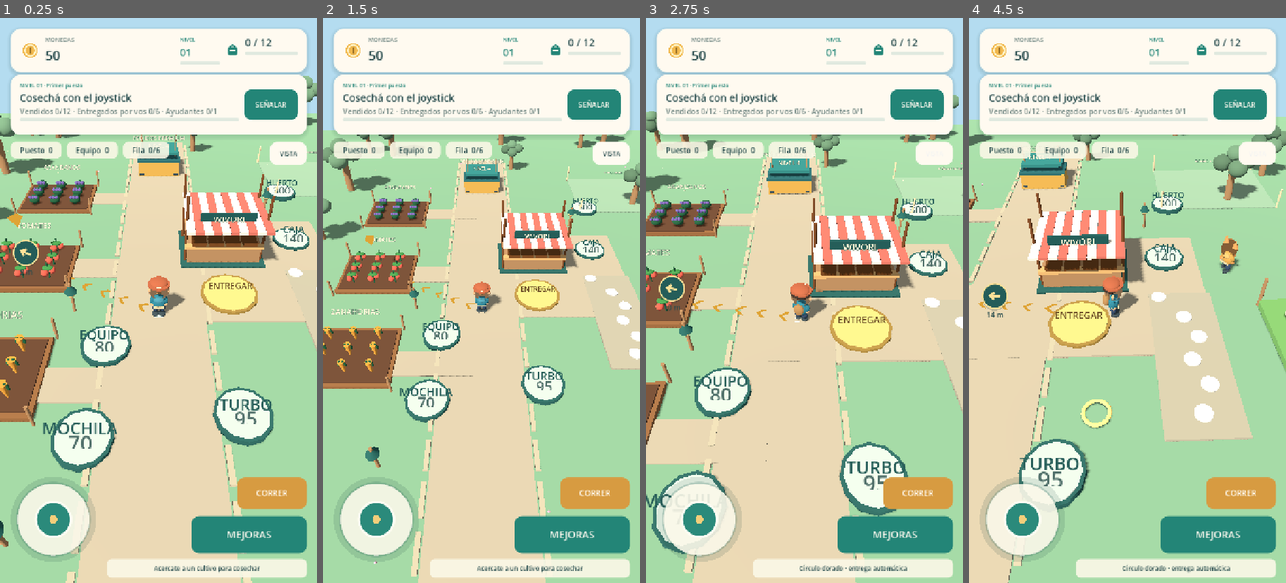
Above: before the commit, frames 1-4 (left to right).
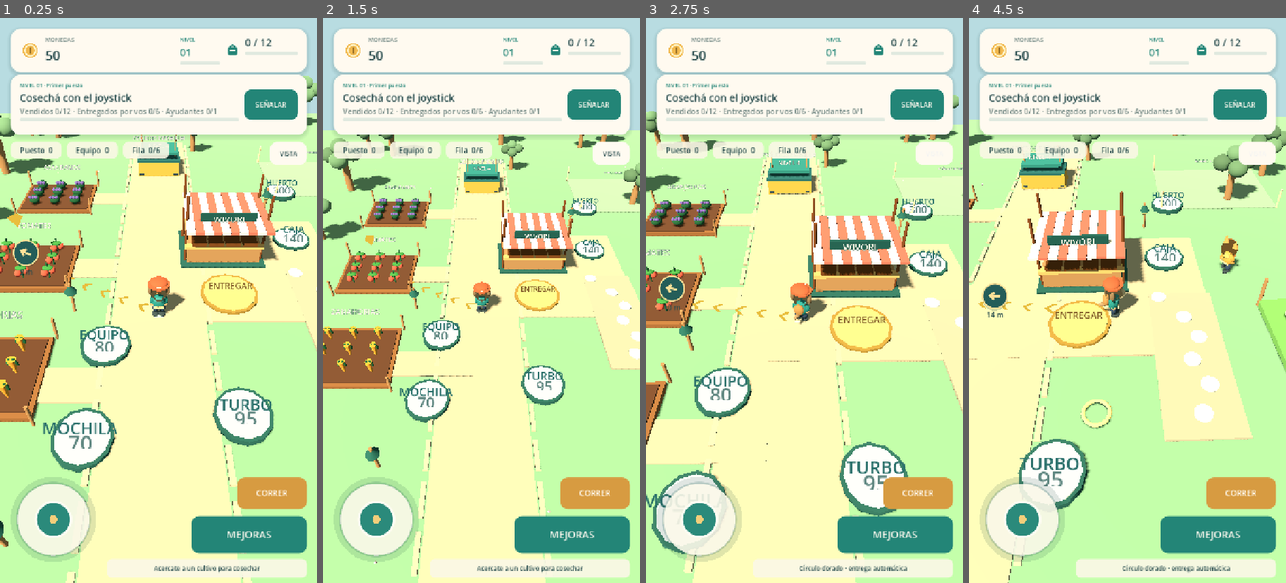
Above: after the commit, the same moments.

Repository: alejandropemamartinez-crypto/WivoriTrails
Game: Godot game, scene res://Main.tscn
Same seed, same stepped clock (60 frames per second), same inputs: the game is played once before the commit and once after it.
Inputs (mouse positions are in pixels of both pictures, inside the frame that each line leads up to):
- Up to frame 1 (0.25 s): no input
- Up to frame 2 (1.5 s): click "SEÑALAR" at 0.5 s; click "VISTA" at 1.25 s
- Up to frame 3 (2.75 s): tap Enter at 2 s; drag from (699, 520) to (836, 176) at 2.02 s
- Up to frame 4 (4.5 s): drag from (1064, 328) to (1111, 413) at 2.77 s; move the mouse to (1159, 176) at 3.52 s; hold D 3.53-4.25 s; drag from (1111, 413) to (1032, 215) at 4.27 s

The runs differ from the first frame. In frame 1, 55% of the frame differs, in the area x 0-100%, y 10-100%; in frame 2, 58%; in frame 3, 56%; in frame 4, 59%, in the area x 0-100%, y 17-100%.

Commit message:
Make the protagonist a puppy adventurer and correct blown-out sunlight

Diff:
--- a/scripts/game.gd
+++ b/scripts/game.gd
@@ -97,7 +97,7 @@
 	player = ActorScript.new()
 	player.ground_sampler=Callable(world,"ground_height")
 	player.name = "Personaje controlable"
-	player.setup("player",Color("#398a9b"))
+	player.setup("player",Color("#338f8b"),"dog")
 	add_child(player)
 	player.position = Vector3(0,0,4)
 	world.shape(player,"cylinder",Vector3(0,.06,0),Vector3(1.05,.025,1.05),Color("#328c87"),"Tu personaje")
@@ -127,17 +127,18 @@
 	var environment := WorldEnvironment.new()
 	var sky := Environment.new()
 	sky.background_mode = Environment.BG_COLOR
-	sky.background_color = Color("#b4dcf0")
+	sky.background_color = Color("#b8dce1")
 	sky.ambient_light_source = Environment.AMBIENT_SOURCE_COLOR
-	sky.ambient_light_color = Color("#edf4fa")
-	sky.ambient_light_energy = .34
-	sky.tonemap_mode = Environment.TONE_MAPPER_LINEAR
+	sky.ambient_light_color = Color("#c8ddca")
+	sky.ambient_light_energy = .25
+	sky.tonemap_mode = Environment.TONE_MAPPER_FILMIC
+	sky.tonemap_exposure = 0.88
 	environment.environment = sky
 	add_child(environment)
 	var sun := DirectionalLight3D.new()
 	sun.rotation_degrees = Vector3(-52,-37,0)
-	sun.light_color = Color("#fff8ed")
-	sun.light_energy = .40
+	sun.light_color = Color("#ffe8cc")
+	sun.light_energy = .66
 	sun.shadow_enabled = true
 	add_child(sun)
 
